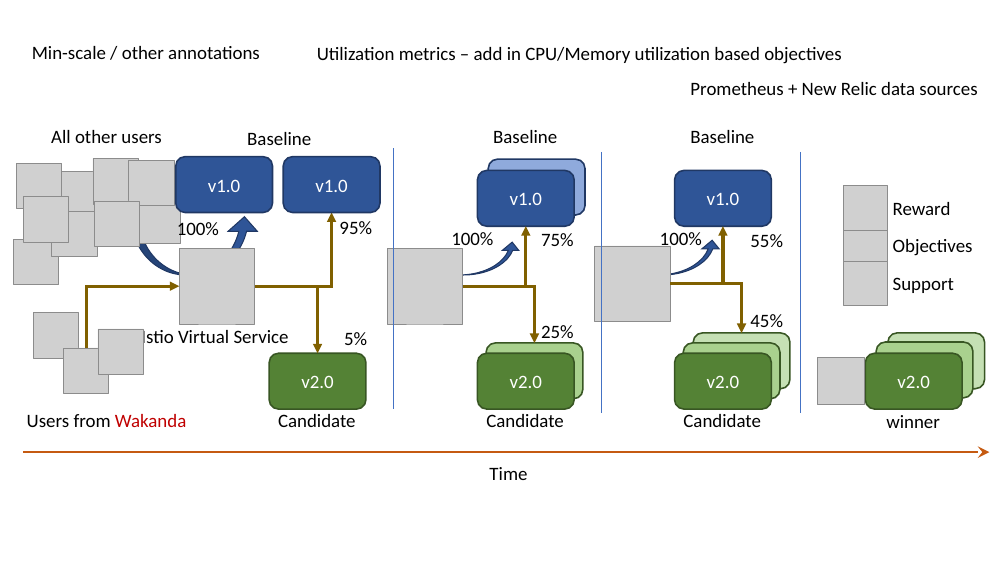
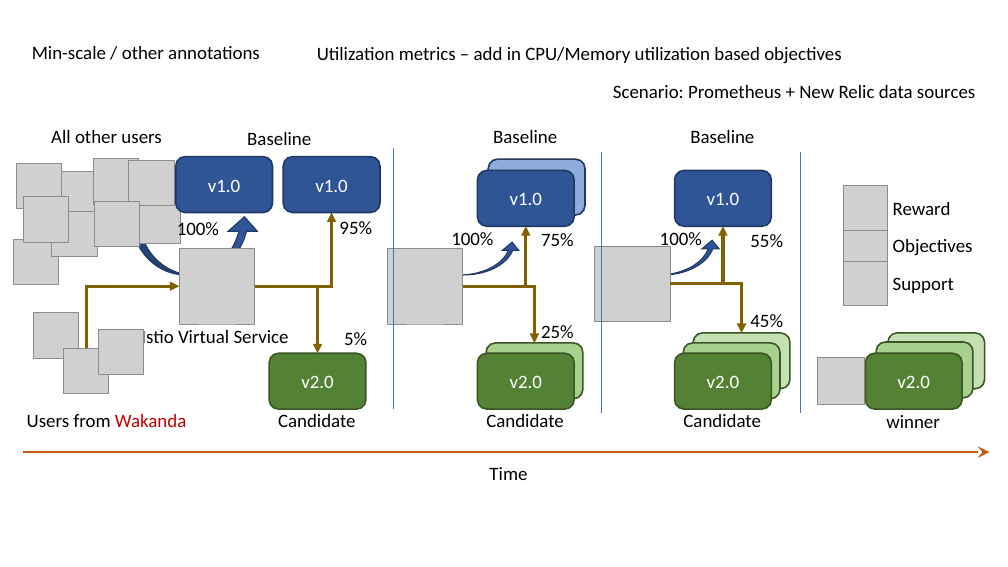
Before and after one commit to iter8-tools/iter8, a slide deck: slide 24 of mkdocs/src/assets/images/iter8++images.pptx. Drawn at 1008x567 pixels with LibreOffice and Linux fonts; fonts in the diff are those of the drawing; grey boxes stand for pictures. Boxes give left, top, right and bottom in pixels: in the first picture for what was removed or moved away, otherwise in the second. Text is boxed around its words. In the diff, an @@ line names an element or a change of style, - is before the commit and + after.

```diff
--- a/mkdocs/src/assets/images/iter8++images.pptx
+++ b/mkdocs/src/assets/images/iter8++images.pptx
@@ text at (613,85,975,98): text changed @@
-Prometheus + New Relic data sources
+Scenario: Prometheus + New Relic data sources
```
Also in this commit, not shown: 1 other slide changed.
